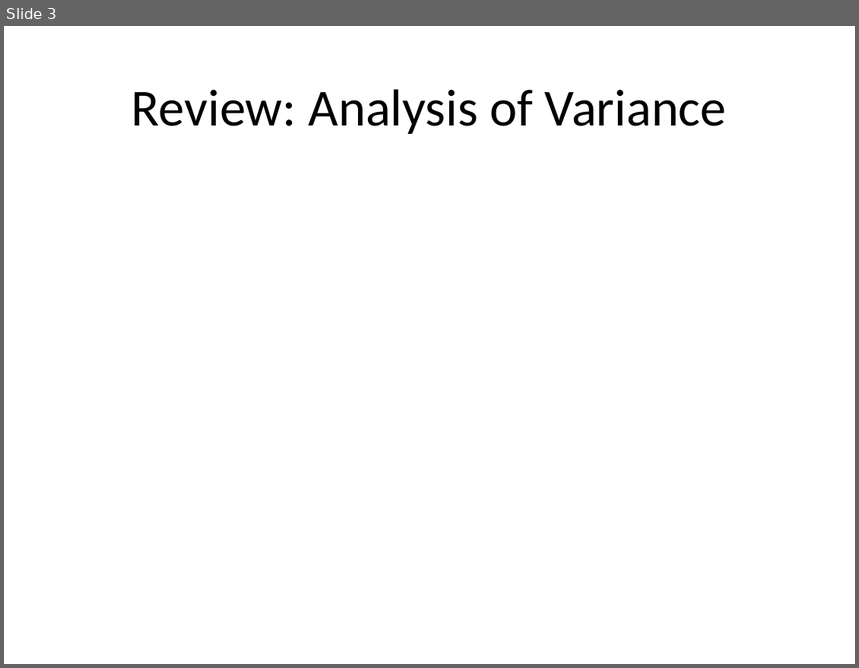
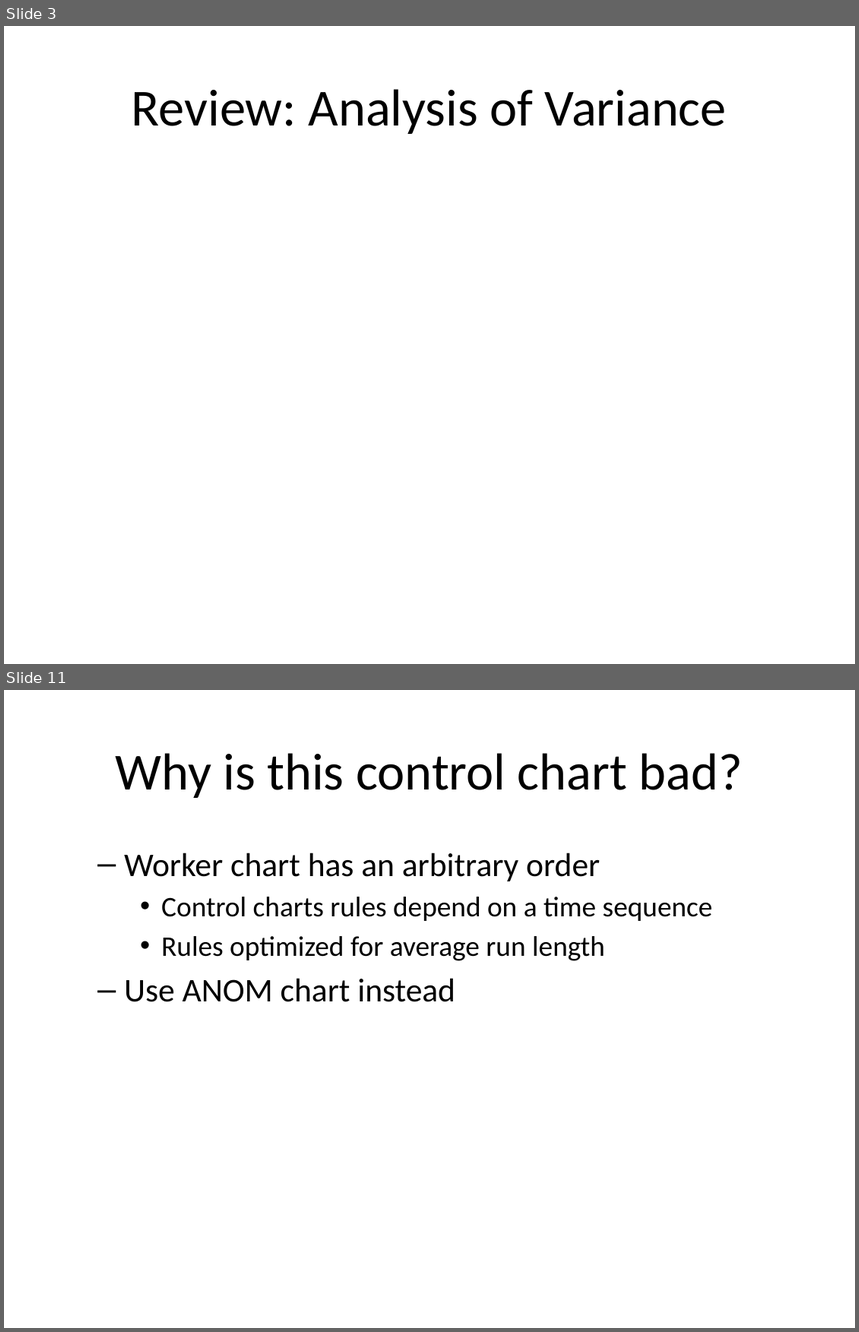
Before and after one commit to pmean/papers-and-presentations, a slide deck: anom/anom-talk.pptx. Shown one above the other, each under a label of ours: slide 3 before the commit, slides 3 and 11 after it; the slides between them are not shown. The pictures are 859x668 and 859x1332 pixels, drawn with LibreOffice and Linux fonts; fonts in the diff are those of the drawing. Boxes give left, top, right and bottom in pixels: in the first picture for what was removed or moved away, otherwise in the second. Text is boxed around its words. In the diff, an @@ line names an element or a change of style, - is before the commit and + after.

Commit message:
Added example to anom-talk

```diff
--- a/anom/anom-talk.pptx
+++ b/anom/anom-talk.pptx
@@ slide 11 added at [4,690,855,1328], background #FFFFFF @@
@@ title added at [116,753,743,798], 44 pt, text #000000 @@
+Why is this control chart bad?
@@ text added at [124,853,713,1002], 24 pt, text #000000 @@
+  – Worker chart has an arbitrary order
+    • Control charts rules depend on a time sequence
+    • Rules optimized for average run length
+  – Use ANOM chart instead
```
Also in this commit, not shown: 2 slides changed, 18 other slides added, 12 other files.
